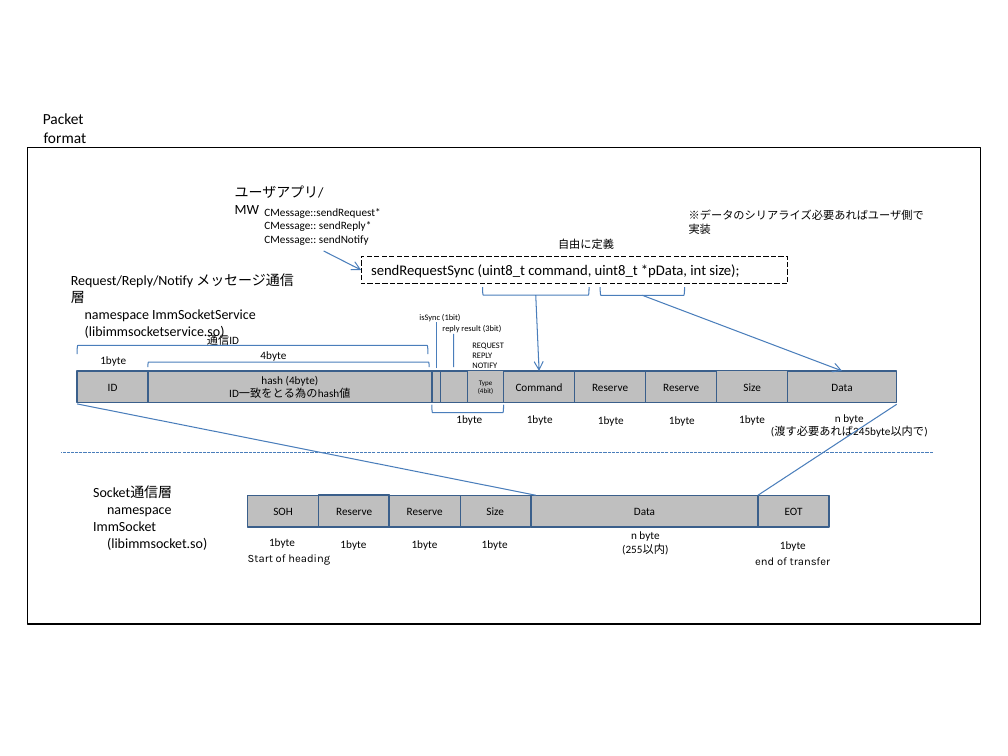
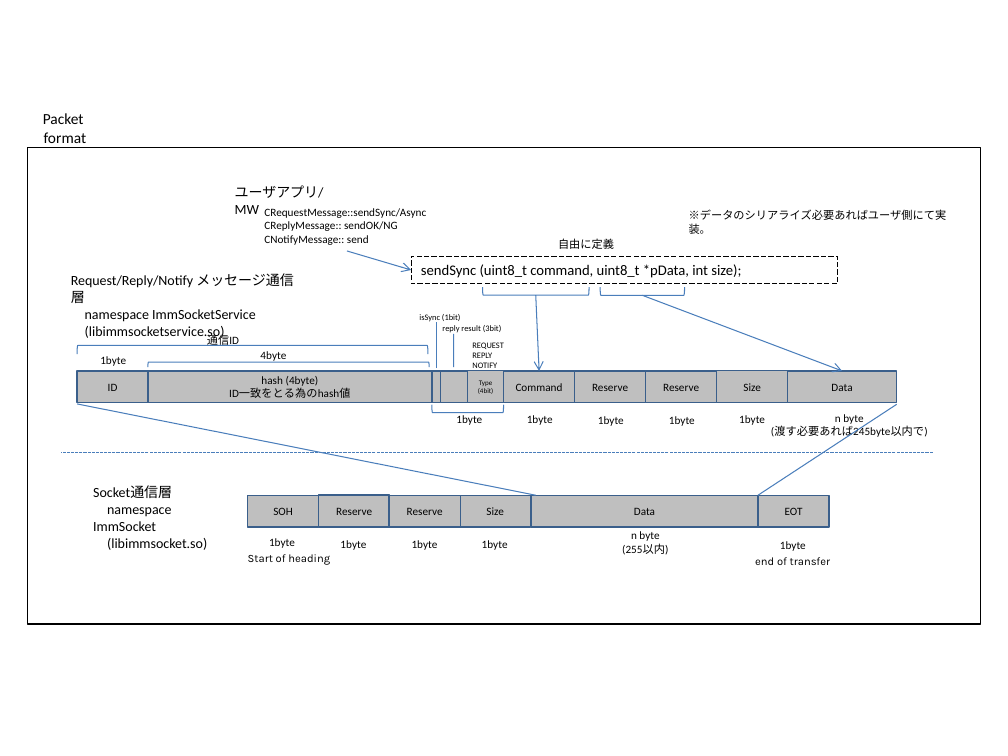
Before and after one commit to ysan/immsocket, a slide deck: slide 3 of etc/immsocket.pptx. Drawn at 1008x756 pixels with LibreOffice and Linux fonts; fonts in the diff are those of the drawing. Boxes give left, top, right and bottom in pixels: in the first picture for what was removed or moved away, otherwise in the second. Text is boxed around its words. In the diff, an @@ line names an element or a change of style, - is before the commit and + after.

```diff
--- a/etc/immsocket.pptx
+++ b/etc/immsocket.pptx
@@ text at [264, 208, 426, 245]: text changed @@
-CMessage::sendRequest*
-CMessage:: sendReply*
-CMessage:: sendNotify
+CRequestMessage::sendSync/Async
+CReplyMessage:: sendOK/NG
+CNotifyMessage:: send
@@ text at [689, 209, 947, 234]: text changed @@
-※データのシリアライズ必要あればユーザ側で実装
+※データのシリアライズ必要あればユーザ側にて実装。
@@ arrow moved from (324, 251) - (361, 270) to (347, 251) - (411, 270) @@
@@ rectangle "sendSync (uint8_t command, uint8_t *pData, ...": place and size @@
-rectangle "sendSync (uint8_t command, uint8_t *pData, ..." at [361, 256, 787, 284]
+rectangle "sendSync (uint8_t command, uint8_t *pData, ..." at [411, 256, 838, 284]
@@ text in rectangle at [421, 264, 741, 278]: text changed @@
-sendRequestSync (uint8_t command, uint8_t *pData, int size);
+sendSync (uint8_t command, uint8_t *pData, int size);
```
Also in this commit, not shown: 1 other slide changed, 2 other files.
